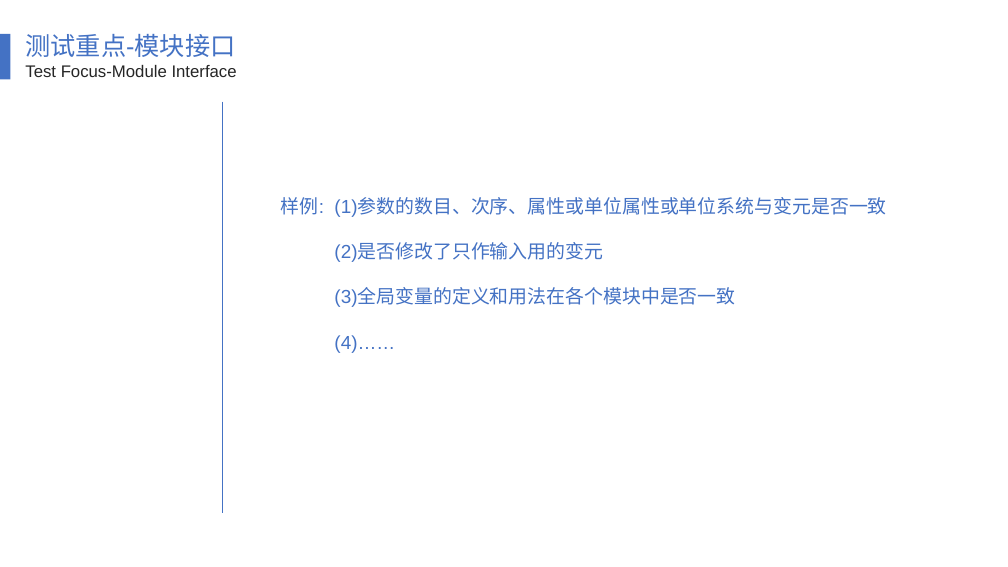
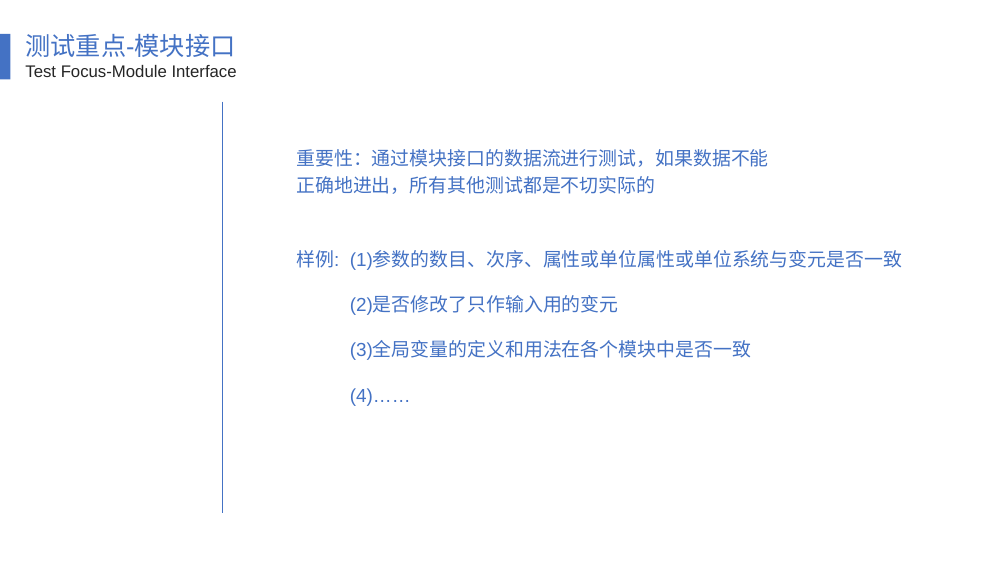
Before and after one commit to SE2018-G11/Chat-helper, a slide deck: slide 5 of 翻转课堂1.pptx (slide 8 before the commit). Drawn at 1008x567 pixels with LibreOffice and Linux fonts; fonts in the diff are those of the drawing. Boxes give left, top, right and bottom in pixels: in the first picture for what was removed or moved away, otherwise in the second. Text is boxed around its words. In the diff, an @@ line names an element or a change of style, - is before the commit and + after.

```diff
--- a/翻转课堂1.pptx
+++ b/翻转课堂1.pptx
@@ text added at [296,149,768,194], 18 pt, text #4472C4 @@
+重要性：通过模块接口的数据流进行测试，如果数据不能正确地进出，所有其他测试都是不切实际的
@@ text "样例: (1)参数的数目、次序、属性或单位属性或单位系统与变元是否一致": place and size @@
-text "样例: (1)参数的数目、次序、属性或单位属性或单位系统与变元是否一致" at [281,197,886,353]
+text "样例: (1)参数的数目、次序、属性或单位属性或单位系统与变元是否一致" at [296,250,902,406]
```
Also in this commit, not shown: 14 other slides changed, 14 slides removed.
